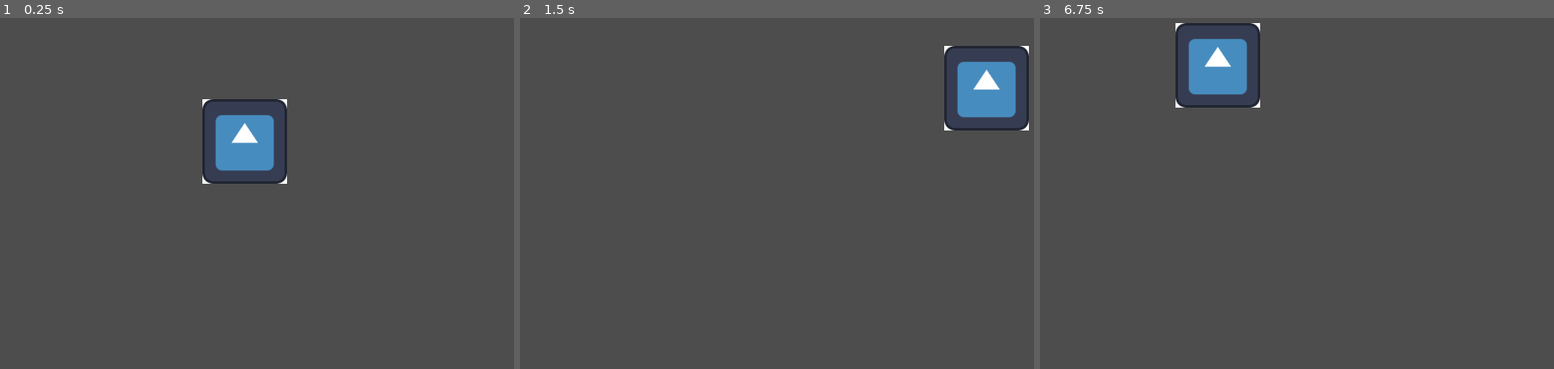
Above: before the commit, frames 1-3 (left to right).
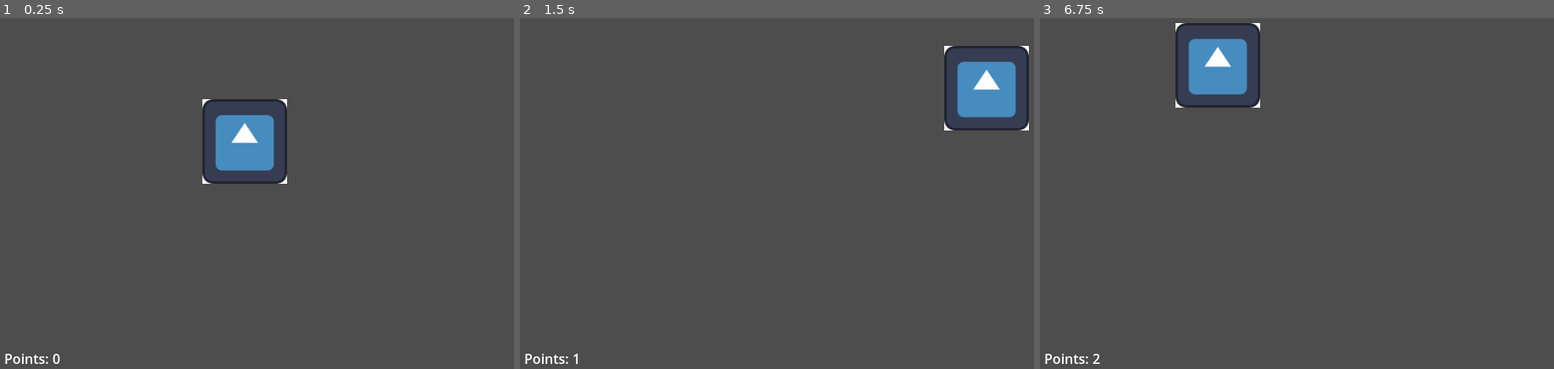
Above: after the commit, the same moments.

Repository: IsoFrieze/whack-em-all
Game: Godot game, scene res://test_scene.tscn
Two runs of this game, one before a commit and one after it. Both use one fixed random seed, a clock stepped at 60 frames per second and the inputs below. The engine's default icon, where the game draws it, is replaced by a stand-in: a white triangle on a blue panel in a dark square.
Inputs (mouse positions are in pixels of both pictures, inside the frame that each line leads up to):
- Up to frame 1 (0.25 s): no input
- Up to frame 2 (1.5 s): tap Enter at 0.5 s; move the mouse to (766, 140) at 0.52 s; click (766, 140) at 0.67 s; tap Space at 1.25 s; move the mouse to (705, 161) at 1.27 s; click (705, 161) at 1.42 s
- Up to frame 3 (6.75 s): tap Enter at 2, 3.5 s; move the mouse to (1430, 25) at 2.02 s; click (1430, 25) at 2.17 s; tap Space at 2.75, 4.25 s; move the mouse to (1327, 239) at 2.77 s; click (1327, 239) at 2.92 s; move the mouse to (outside the picture) at 3.52 s; click (outside the picture) at 3.67 s; move the mouse to (1158, 60) at 4.27 s; click (1158, 60) at 4.42 s; move the mouse to (1394, 137) at 5.02 s; click (1394, 137) at 5.17 s; move the mouse to (outside the picture) at 5.77 s; click (outside the picture) at 5.92 s; move the mouse to (1512, 112) at 6.52 s; click (1512, 112) at 6.67 s

The runs differ from the first frame. In frame 1, 0.1% of the frame differs, in the area x 0-12%, y 95-99%; in frame 2, 0.1%; in frame 3, 0.1%.

Commit message:
added point counter
point counter

Diff:
--- a/Generator.gd
+++ b/Generator.gd
@@ -1,13 +1,17 @@
 extends Node2D
 
 @onready var root = $"."
-var rng = RandomNumberGenerator.new()
+@onready var points = $Points
+var rng: RandomNumberGenerator = RandomNumberGenerator.new()
 
 # reference to the current object on screen
-var current_item
+var current_item: Node
+
+# number of objects killed
+var kill_count: int = 0
 
 # distance from edge of screen to spawn objects
-var BUFFER = 100
+var BUFFER: int = 100
 
 # Called when the node enters the scene tree for the first time.
 func _ready():
@@ -25,12 +29,17 @@
 	root.remove_child(current_item)
 	# add a new one
 	generate_item()
+
+	# update kill count
+	kill_count += 1
+	points.text = str("Points: ", kill_count)
+
 	pass
 
 # create a new object to click
 func generate_item():
 	# load the scene
-	var scene = load("res://ClickMe.tscn")
+	var scene: PackedScene = load("res://ClickMe.tscn")
 	current_item = scene.instantiate()
 	# add it to the tree
 	root.add_child(current_item)
--- a/test_scene.tscn
+++ b/test_scene.tscn
@@ -8,3 +8,10 @@
 
 [node name="CanvasLayer" type="CanvasLayer" parent="."]
 script = ExtResource("2_ahk3t")
+
+[node name="Points" type="Label" parent="."]
+offset_left = 25.0
+offset_top = 550.0
+offset_right = 225.0
+offset_bottom = 600.0
+text = "Points: 0"
